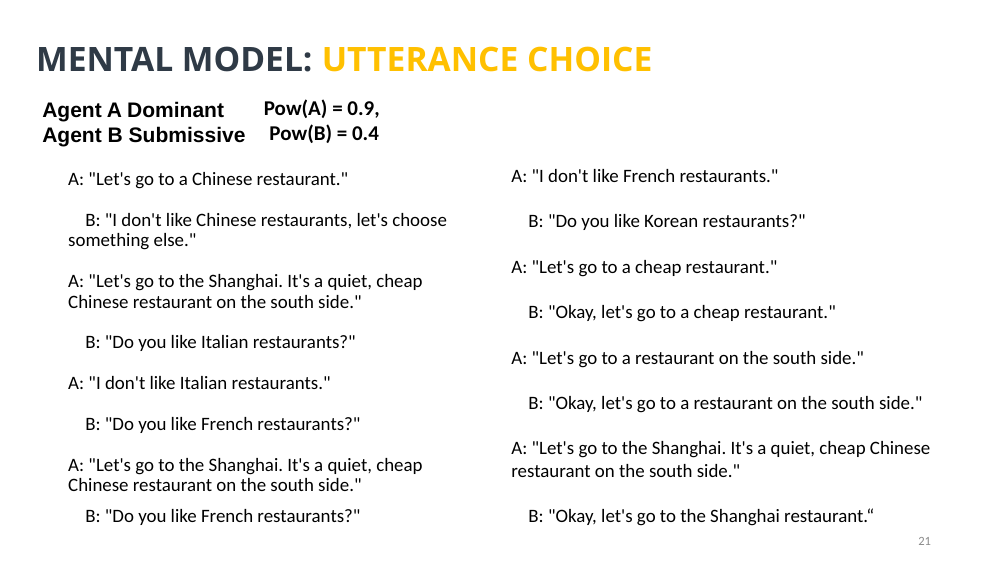
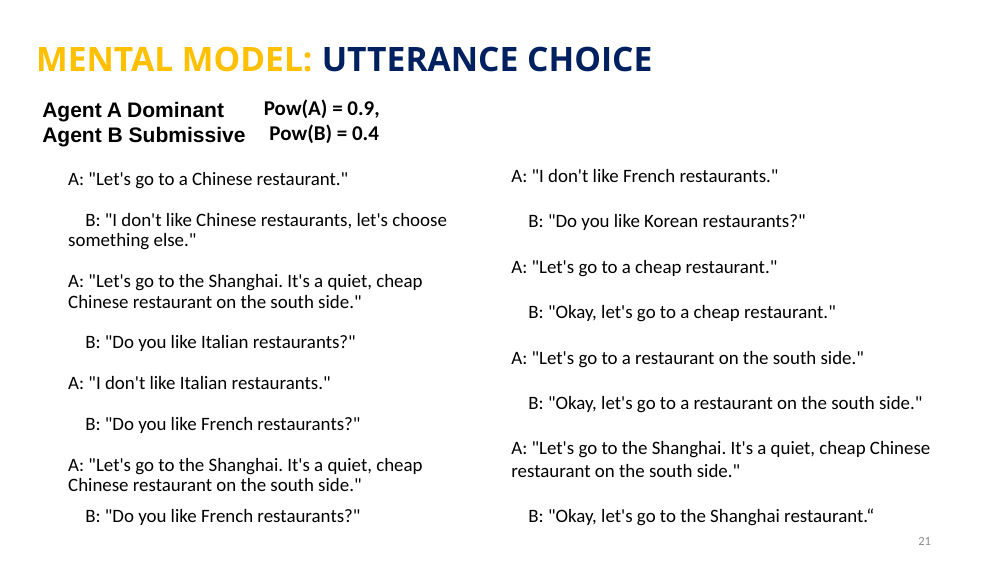
Before and after one commit to Olydia/Discolog, a slide deck: slide 21 of thesis_v2/presentation/thses.pptx. Drawn at 1008x567 pixels with LibreOffice and Linux fonts; fonts in the diff are those of the drawing. Boxes give left, top, right and bottom in pixels: in the first picture for what was removed or moved away, otherwise in the second. Text is boxed around its words. In the diff, an @@ line names an element or a change of style, - is before the commit and + after.

```diff
--- a/thesis_v2/presentation/thses.pptx
+++ b/thesis_v2/presentation/thses.pptx
@@ title "MENTAL MODEL: UTTERANCE CHOICE" at [36, 46, 652, 72]: text colour #2F3A46 to #FFC000 in "MENTAL MODEL:"; text colour #FFC000 to #002060 in "UTTERANCE CHOICE" @@
```
Also in this commit, not shown: 16 other slides changed, 9 slides added, 1 slide removed.
